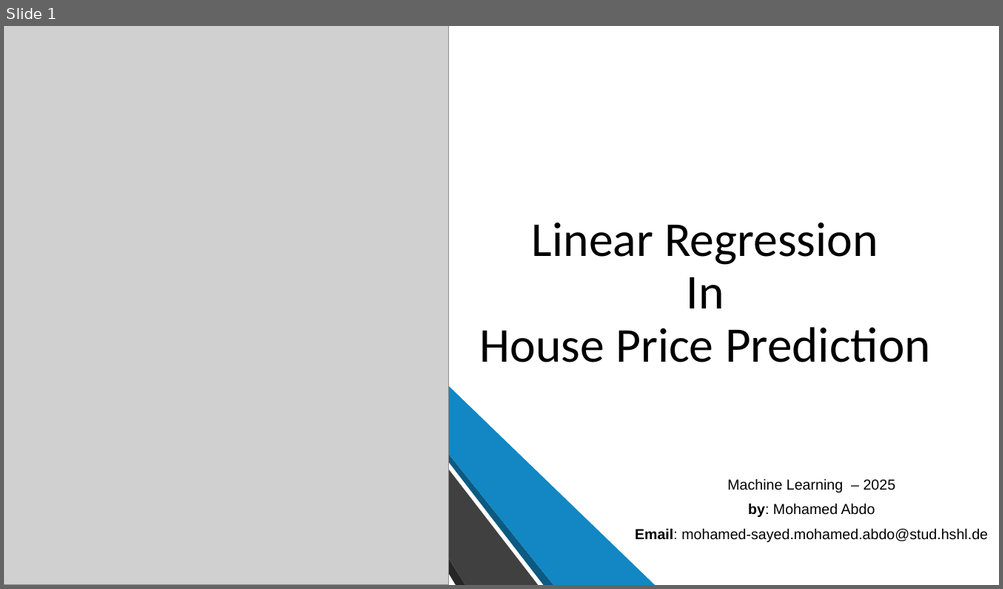
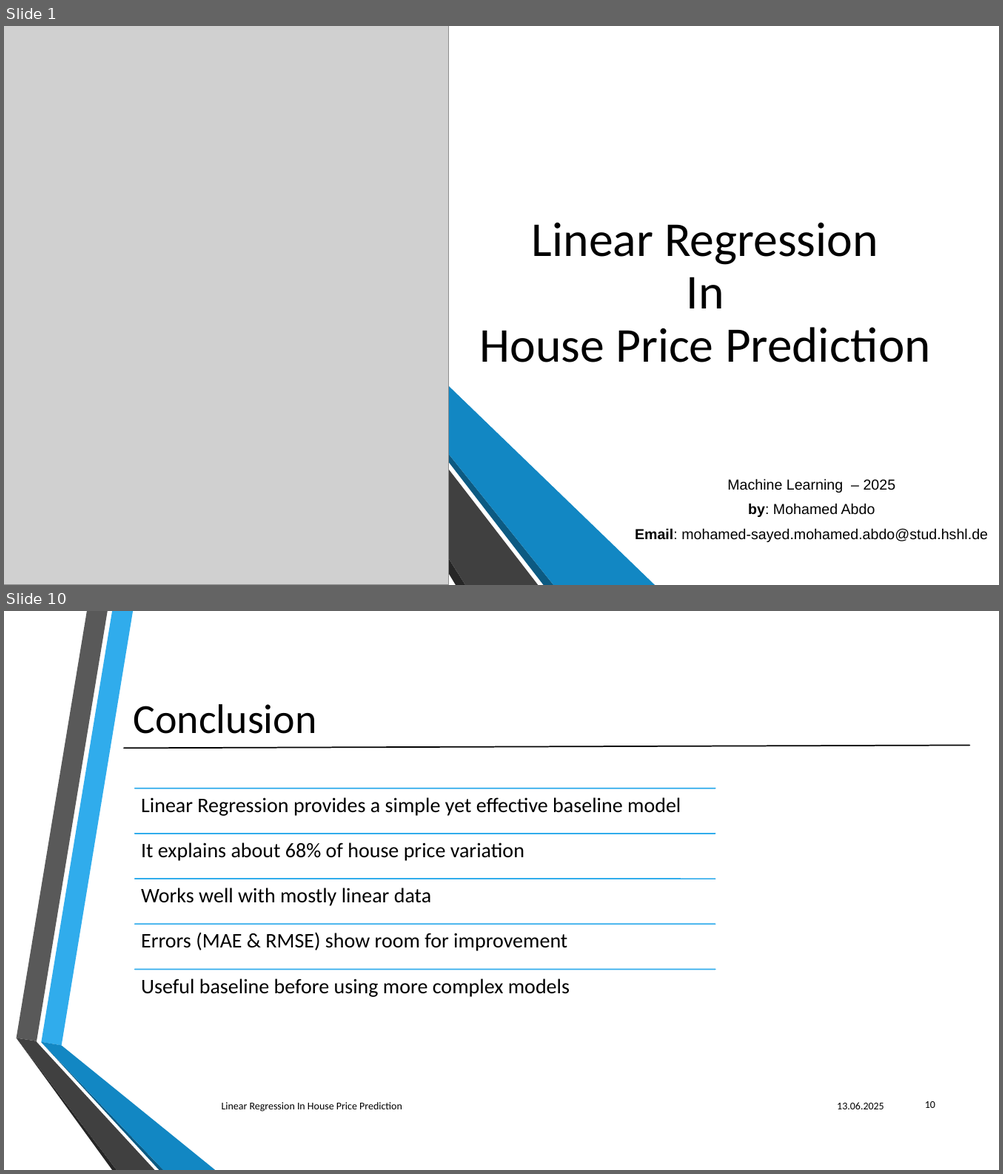
Before and after one commit to MoAbdoHSHL/Machine-Learning-model, a slide deck: LinearRegression_Abdo.pptx. Shown one above the other, each under a label of ours: slide 1 before the commit, slides 1 and 10 after it; the slides between them are not shown. The pictures are 1003x589 and 1003x1174 pixels, drawn with LibreOffice and Linux fonts; fonts in the diff are those of the drawing; grey boxes stand for pictures. Boxes give left, top, right and bottom in pixels: in the first picture for what was removed or moved away, otherwise in the second. Text is boxed around its words. In the diff, an @@ line names an element or a change of style, - is before the commit and + after.

```diff
--- a/LinearRegression_Abdo.pptx
+++ b/LinearRegression_Abdo.pptx
@@ slide 10 added at (x1=4, y1=611, x2=999, y2=1170), background #FFFFFF @@
@@ text added at (x1=134, y1=704, x2=317, y2=734), 40 pt, text #000000 @@
+Conclusion
@@ line added from (124, 749) to (970, 745), #000000 1.25 pt @@
@@ group added at (x1=134, y1=789, x2=715, y2=997): 5 lines, 5 texts @@
+Linear Regression provides a simple yet effective baseline model
+It explains about 68% of house price variation
+Works well with mostly linear data
+Errors (MAE & RMSE) show room for improvement
+Useful baseline before using more complex models
@@ group added at (x1=16, y1=611, x2=215, y2=1170): 6 freeform shapes @@
@@ text added at (x1=222, y1=1102, x2=402, y2=1112), 10 pt, text #000000 @@
+Linear Regression In House Price Prediction
@@ text added at (x1=836, y1=1102, x2=884, y2=1110), 10 pt, text #000000 @@
+13.06.2025
@@ page number added at (x1=925, y1=1102, x2=935, y2=1108), 10 pt, text #000000 @@
+10
```
Also in this commit, not shown: 6 slides changed, 3 other slides added, 1 slide removed, 4 other files.
